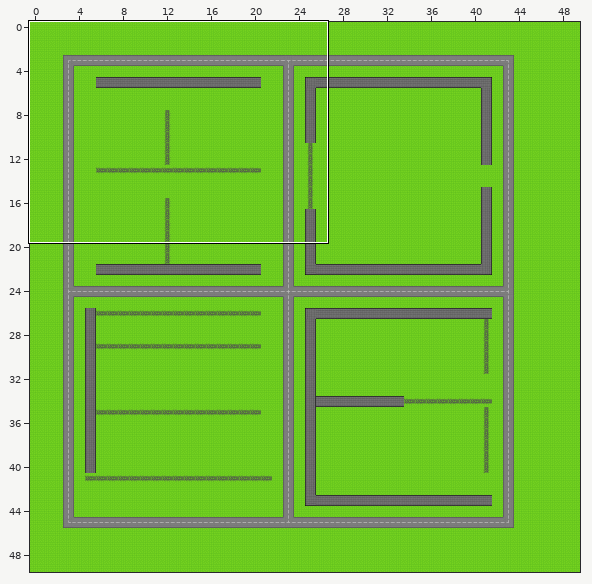
Tiled map: maps/level2.tmx. The first picture is a wide view before the edit; the outline marks the close-up.
Close-up. Earlier state:
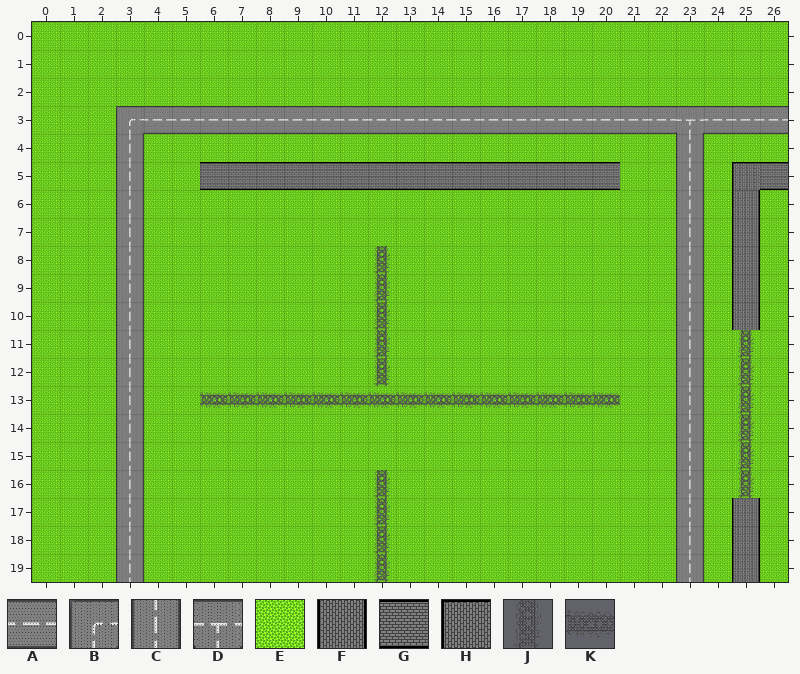
Cells are 64x64 px. Shown: x 0..26, y 0..19. The commit also changed other parts of the map, which this record leaves out.
Key: from "background": A 1, B 4, C 6, D 10, E 16; from "obstacles": F 0, G 1, H 5, J 6, K 7.
_ is an empty cell, # one hidden under a higher layer.
Layers that did not change in this view are not listed.
Layer "Background" before, first column x 0:
 0 EEEEEEEEEEEEEEEEEEEEEEEEEEE
 1 EEEEEEEEEEEEEEEEEEEEEEEEEEE
 2 EEEEEEEEEEEEEEEEEEEEEEEEEEE
 3 EEEBAAAAAAAAAAAAAAAAAAADAAA
 4 EEECEEEEEEEEEEEEEEEEEEECEEE
 5 EEECEE###############EECE##
 6 EEECEEEEEEEEEEEEEEEEEEECE#E
 7 EEECEEEEEEEEEEEEEEEEEEECE#E
 8 EEECEEEEEEEEEEEEEEEEEEECE#E
 9 EEECEEEEEEEEEEEEEEEEEEECE#E
10 EEECEEEEEEEEEEEEEEEEEEECE#E
11 EEECEEEEEEEEEEEEEEEEEEECEEE
12 EEECEEEEEEEEEEEEEEEEEEECEEE
13 EEECEEEEEEEEEEEEEEEEEEECEEE
14 EEECEEEEEEEEEEEEEEEEEEECEEE
15 EEECEEEEEEEEEEEEEEEEEEECEEE
16 EEECEEEEEEEEEEEEEEEEEEECEEE
17 EEECEEEEEEEEEEEEEEEEEEECE#E
18 EEECEEEEEEEEEEEEEEEEEEECE#E
19 EEECEEEEEEEEEEEEEEEEEEECE#E
Layer "Obstacles" before, first column x 0:
 0 ___________________________
 1 ___________________________
 2 ___________________________
 3 ___________________________
 4 ___________________________
 5 ______GGGGGGGGGGGGGGG____HG
 6 _________________________F_
 7 _________________________F_
 8 ____________J____________F_
 9 ____________J____________F_
10 ____________J____________F_
11 ____________J____________J_
12 ____________J____________J_
13 ______KKKKKKKKKKKKKKK____J_
14 _________________________J_
15 _________________________J_
16 ____________J____________J_
17 ____________J____________F_
18 ____________J____________F_
19 ____________J____________F_
The same view after the edit:
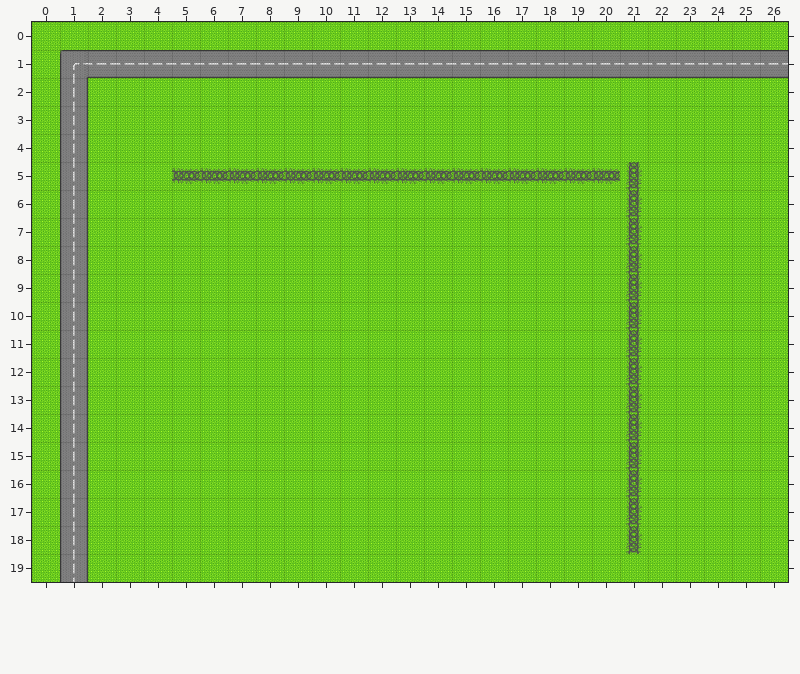
Tiles of an added or newly shown layer are drawn over the layers below it.
Diff:
Layer "Background" (removed):
Tile A is removed in row 3 at x 4 to 22 and 24 to 26.
Tile B is removed in row 3 at x 3.
Tile C is removed in rows 4 to 19 at x 3 and 23.
Tile D is removed in row 3 at x 23.
Tile E is removed in row 1 at x 1 to 26; in rows 2 to 4 at x 1; in row 5 at x 1, 5 and 21; in rows 6 to 7 at x 1 and 21; in rows 8 to 10 at x 1, 12 and 21; in rows 11 to 12 at x 1, 12, 21 and 25.
Tile E is removed in row 13 at x 1, 6 to 21 and 25; in rows 14 to 15 at x 1, 21 and 25; in row 16 at x 1, 12, 21 and 25; in rows 17 to 18 at x 1, 12 and 21; in row 19 at x 1 and 12.
Layer "Obstacles" (removed):
Tile F is removed in rows 6 to 10 at x 25; in rows 17 to 19 at x 25.
Tile G is removed in row 5 at x 6 to 20 and 26.
Tile H is removed in row 5 at x 25.
Tile J is removed in rows 8 to 10 at x 12; in rows 11 to 12 at x 12 and 25; in rows 13 to 15 at x 25; in row 16 at x 12 and 25; in rows 17 to 19 at x 12.
Tile K is removed in row 13 at x 6 to 20.
Layer "ground" (added):
Tile E now appears in row 1 at x 1; in row 3 at x 3 to 26; in row 4 at x 3 and 23; in row 5 at x 3, 5 to 21, 23 and 25 to 26; in rows 6 to 7 at x 3, 21, 23 and 25; in rows 8 to 12 at x 3, 12, 21, 23 and 25.
Tile E now appears in row 13 at x 3, 6 to 21, 23 and 25; in rows 14 to 15 at x 3, 21, 23 and 25; in rows 16 to 18 at x 3, 12, 21, 23 and 25; in row 19 at x 3, 12, 23 and 25.
Layer "world" (added):
Tile A now appears in row 1 at x 2 to 26.
Tile B now appears in row 1 at x 1.
Tile C now appears in rows 2 to 19 at x 1.
Layer "weaponCollision" (added):
Tile J now appears in rows 5 to 18 at x 21.
Tile K now appears in row 5 at x 5 to 20.
Where, in picture pixels (left, top, right, bottom), the same in both close-ups:
changed: (60, 50, 788, 582)
